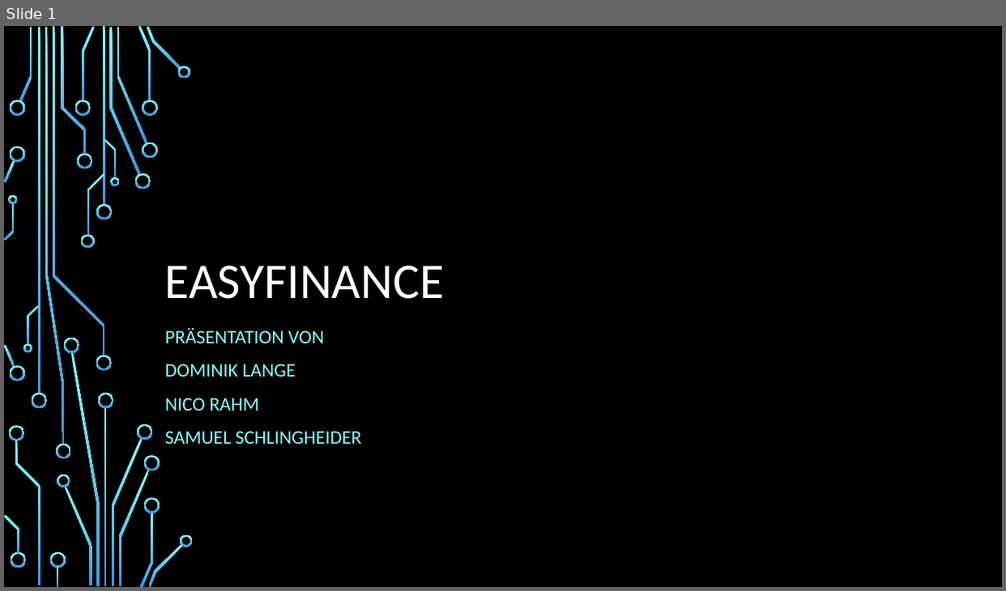
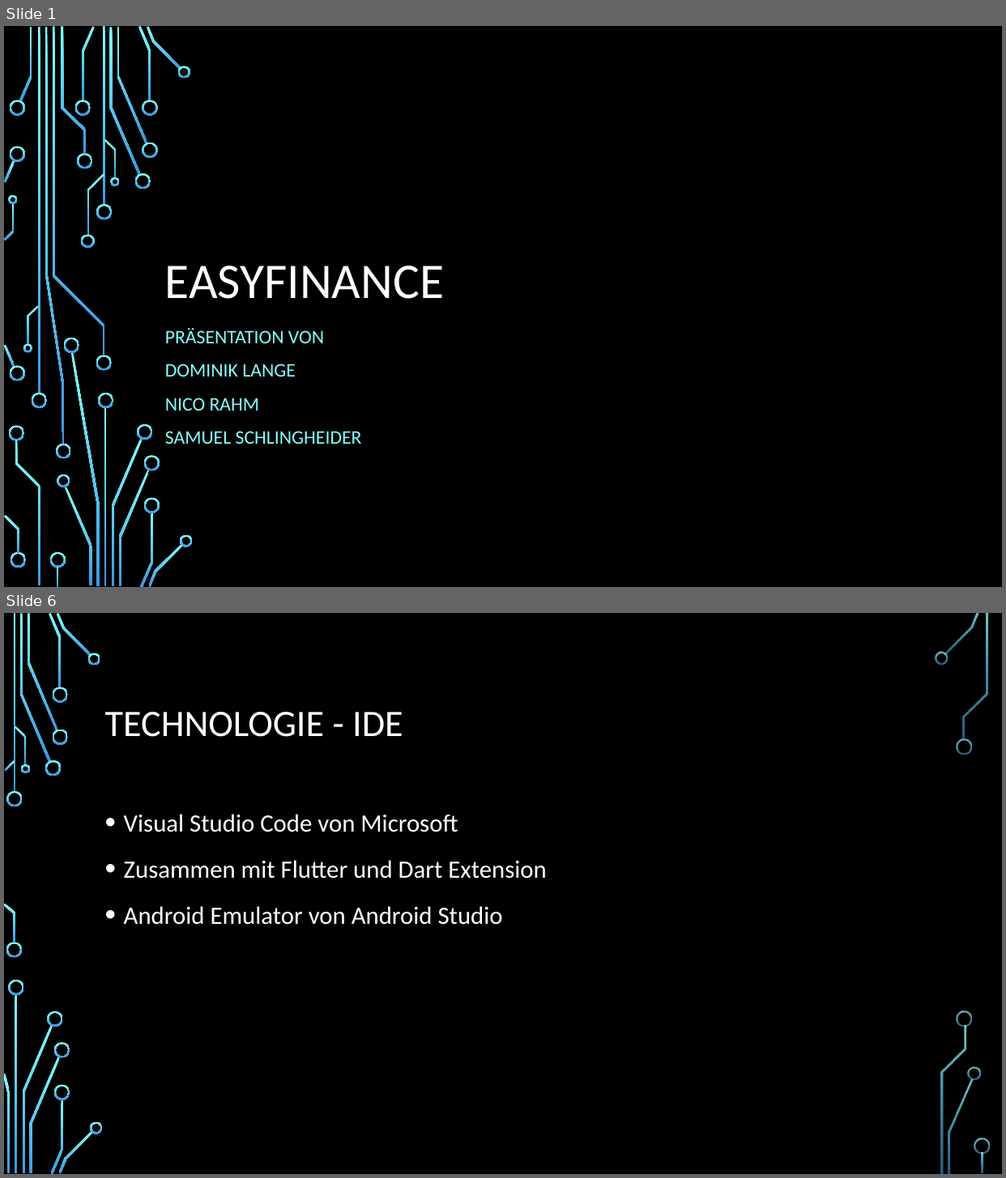
Before and after one commit to leumas244/easyFinance-SoftwareEngeneering, a slide deck: Midterm/easyFinance.pptx. Shown one above the other, each under a label of ours: slide 1 before the commit, slides 1 and 6 after it; the slides between them are not shown. The pictures are 1006x591 and 1006x1178 pixels, drawn with LibreOffice and Linux fonts; fonts in the diff are those of the drawing; background and template pictures are left out. Boxes give left, top, right and bottom in pixels: in the first picture for what was removed or moved away, otherwise in the second. Text is boxed around its words. In the diff, an @@ line names an element or a change of style, - is before the commit and + after.

```diff
--- a/Midterm/easyFinance.pptx
+++ b/Midterm/easyFinance.pptx
@@ slide 6 added at (4,613,1002,1174), background picture (left out) @@
@@ title added at (105,712,403,737), 36 pt, text #FFFFFF @@
+TECHNOLOGIE - IDE
@@ text added at (124,814,546,925), 24 pt, text #FFFFFF @@
+• Visual Studio Code von Microsoft
+• Zusammen mit Flutter und Dart Extension
+• Android Emulator von Android Studio
@@ group added at (4,613,990,1174): 33 freeform shapes, 3 rectangles @@
```
Also in this commit, not shown: 3 slides changed, 12 other slides added, 3 slides removed.
